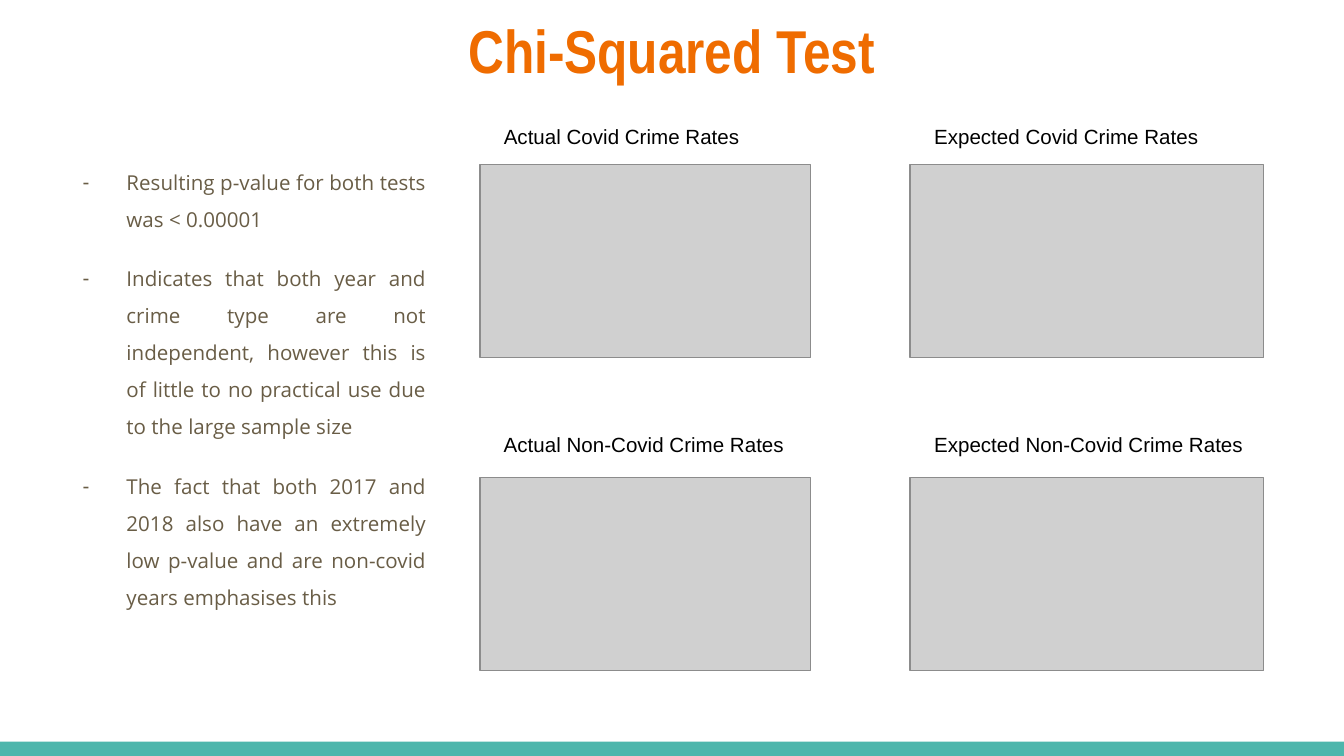
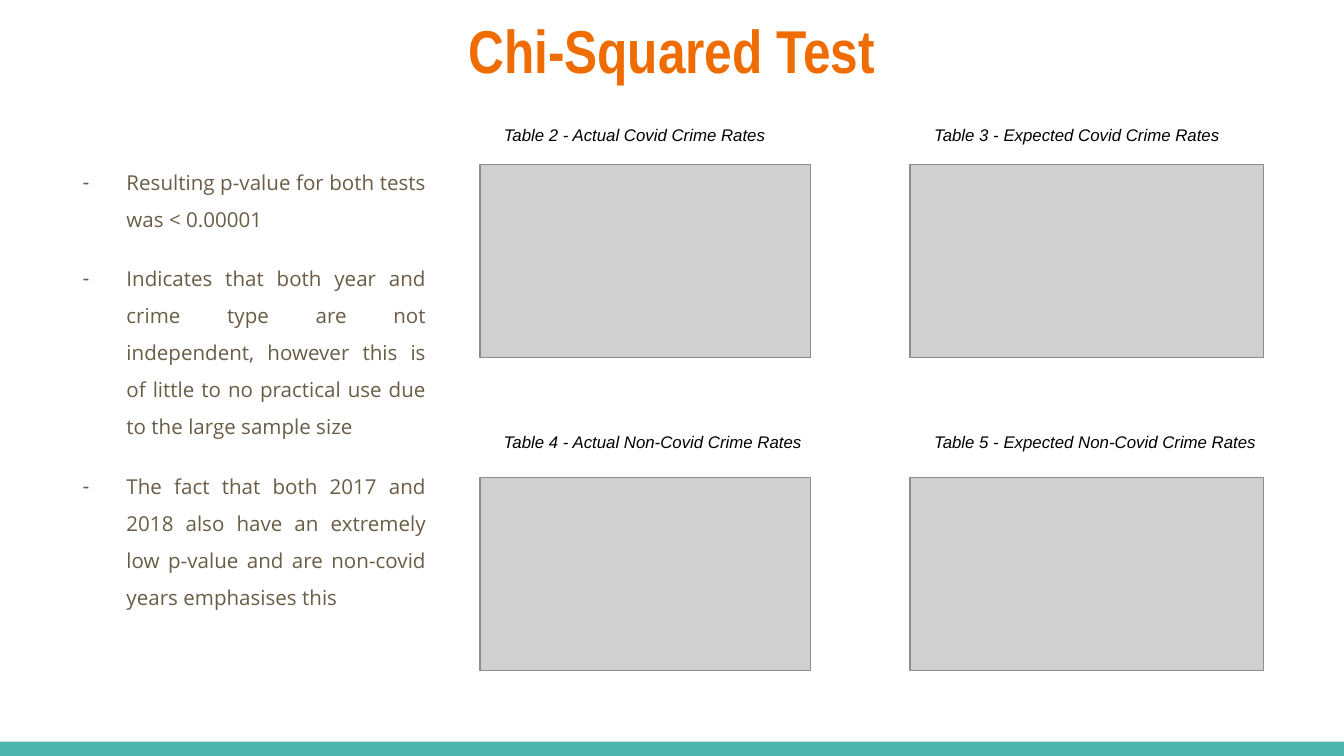
Before and after one commit to elliot-linsey/QMUL, a slide deck: slide 10 of EOY Project/Presentation.pptx. Drawn at 1344x756 pixels with LibreOffice and Linux fonts; fonts in the diff are those of the drawing; grey boxes stand for pictures. Boxes give left, top, right and bottom in pixels: in the first picture for what was removed or moved away, otherwise in the second. Text is boxed around its words. In the diff, an @@ line names an element or a change of style, - is before the commit and + after.

```diff
--- a/EOY Project/Presentation.pptx
+++ b/EOY Project/Presentation.pptx
@@ text at bbox=[504, 128, 765, 141]: text changed; size 11 to 9 pt; italic on @@
-Actual Covid Crime Rates
+Table 2 - Actual Covid Crime Rates
@@ text at bbox=[934, 128, 1219, 145]: text changed; size 11 to 9 pt; italic on @@
-Expected Covid Crime Rates
+Table 3 - Expected Covid Crime Rates
@@ text at bbox=[504, 435, 801, 448]: text changed; size 11 to 9 pt; italic on @@
-Actual Non-Covid Crime Rates
+Table 4 - Actual Non-Covid Crime Rates
@@ text at bbox=[934, 435, 1256, 452]: text changed; size 11 to 9 pt; italic on @@
-Expected Non-Covid Crime Rates
+Table 5 - Expected Non-Covid Crime Rates
```
Also in this commit, not shown: 7 other slides changed, 1 slide added, 1 slide removed, 1 other file.
